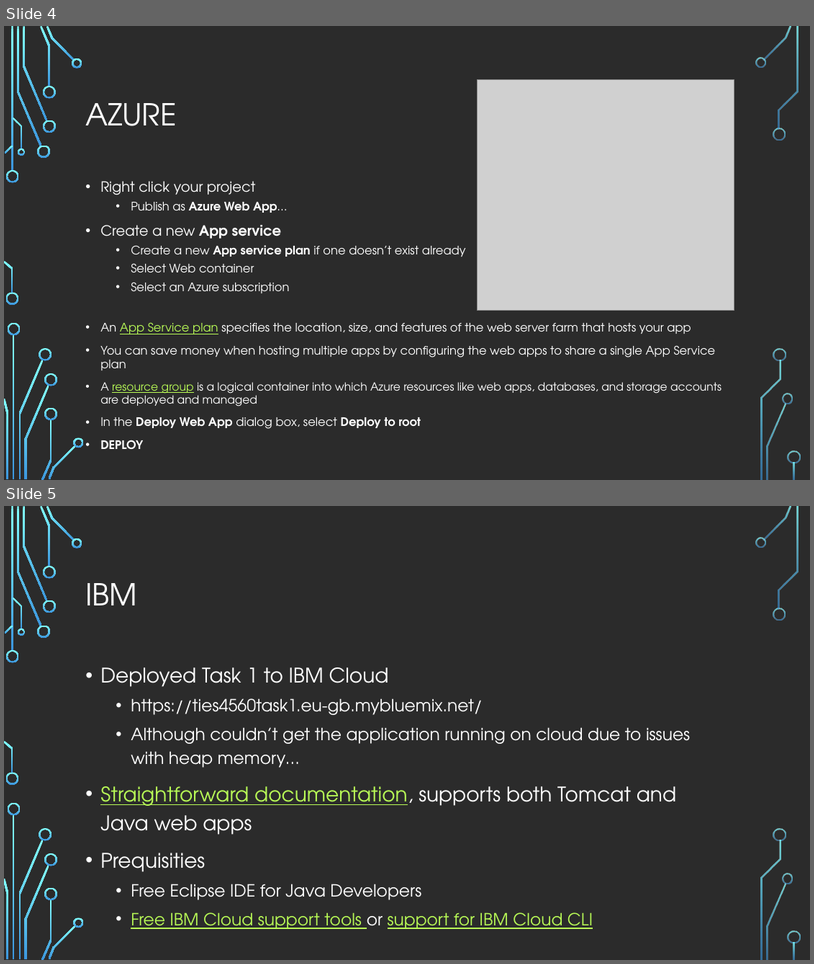
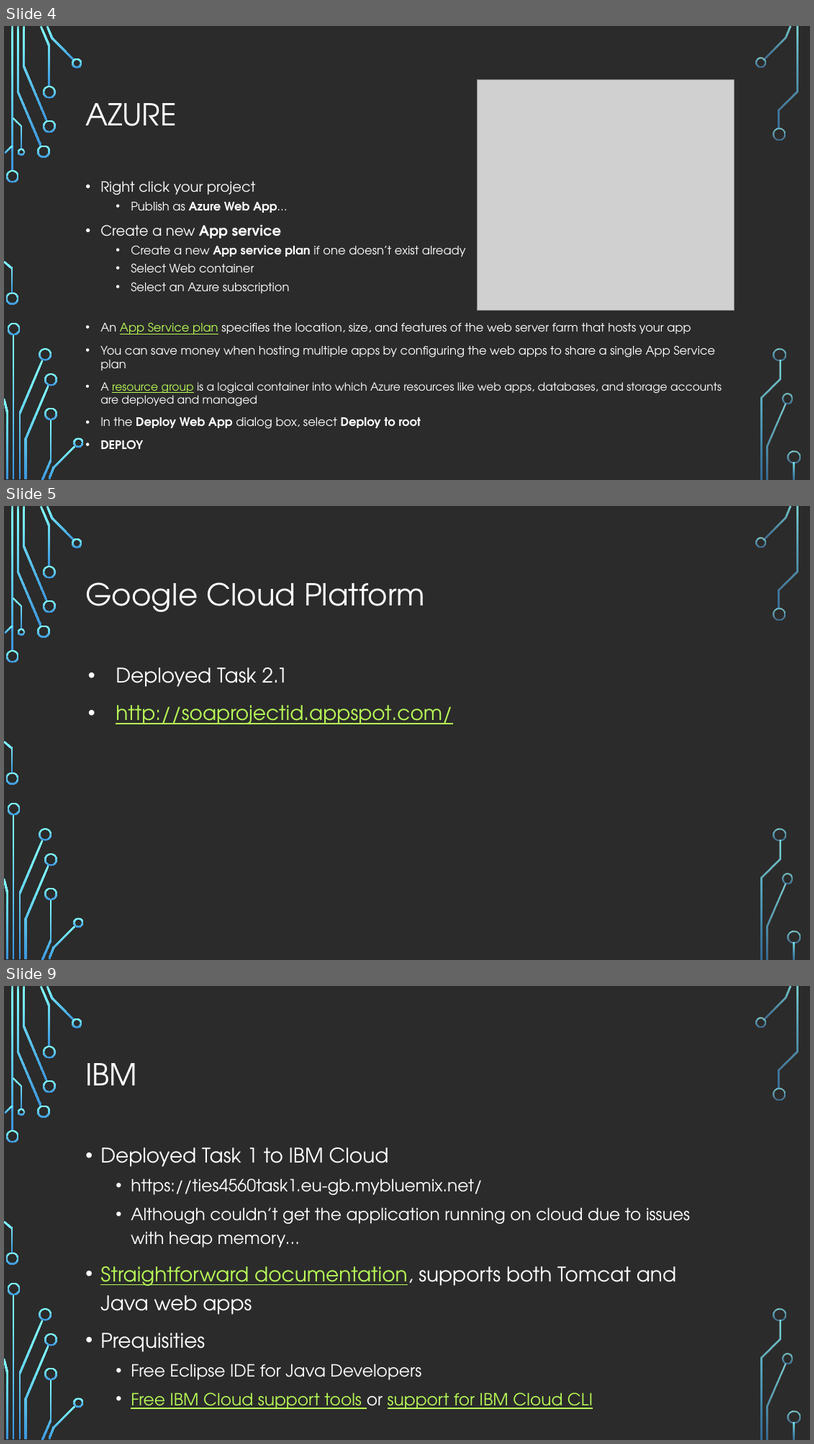
Before and after one commit to Rampastring/ties4560, a slide deck: Task-5/task5.pptx. Shown one above the other, each under a label of ours: slides 4 and 5 before the commit, slides 4, 5 and 9 after it; the slides between them are not shown. The pictures are 814x964 and 814x1444 pixels, drawn with LibreOffice and Linux fonts; fonts in the diff are those of the drawing; grey boxes stand for pictures; background and template pictures are left out; a plain dark background stands for a picture behind light text. Boxes give left, top, right and bottom in pixels: in the first picture for what was removed or moved away, otherwise in the second. Text is boxed around its words. In the diff, an @@ line names an element or a change of style, - is before the commit and + after.

Commit message:
Add presentation slides for running Task 2.1 on Google Cloud

```diff
--- a/Task-5/task5.pptx
+++ b/Task-5/task5.pptx
@@ slide 5 added at [4, 506, 810, 960], background picture (left out); not listed: 36 template elements that a slide beside it also shows @@
@@ title added at [85, 582, 425, 612], 36 pt, text #FFFFFF @@
+Google Cloud Platform
@@ text added at [116, 667, 453, 724], 24 pt, text #B8FA56, underline @@
+• Deployed Task 2.1
+• http://soaprojectid.appspot.com/
@@ what was slide 5 is now slide 9 @@
```
Also in this commit, not shown: 1 slide changed, 3 other slides added.
